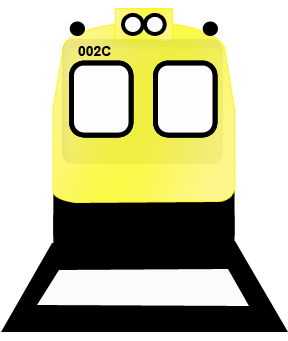
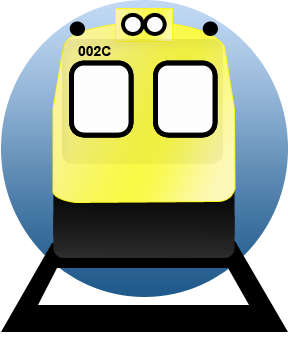
The second 288x341 image is a revision of the first. Changes to its layers:
hid "Shape 8" over bbox(37, 269, 249, 306)
added layer "Layer 2" (screen, 75%) in group "Group 1" over bbox(37, 138, 288, 306)
moved "Shape 4" above "Shape 7", painted on it over bbox(53, 190, 235, 258)
moved "Shape 7" above "Shape 10", painted on it over bbox(32, 241, 257, 306)
renamed "Shape 5" to "Shape 10", painted on it over bbox(1, 0, 288, 297)
